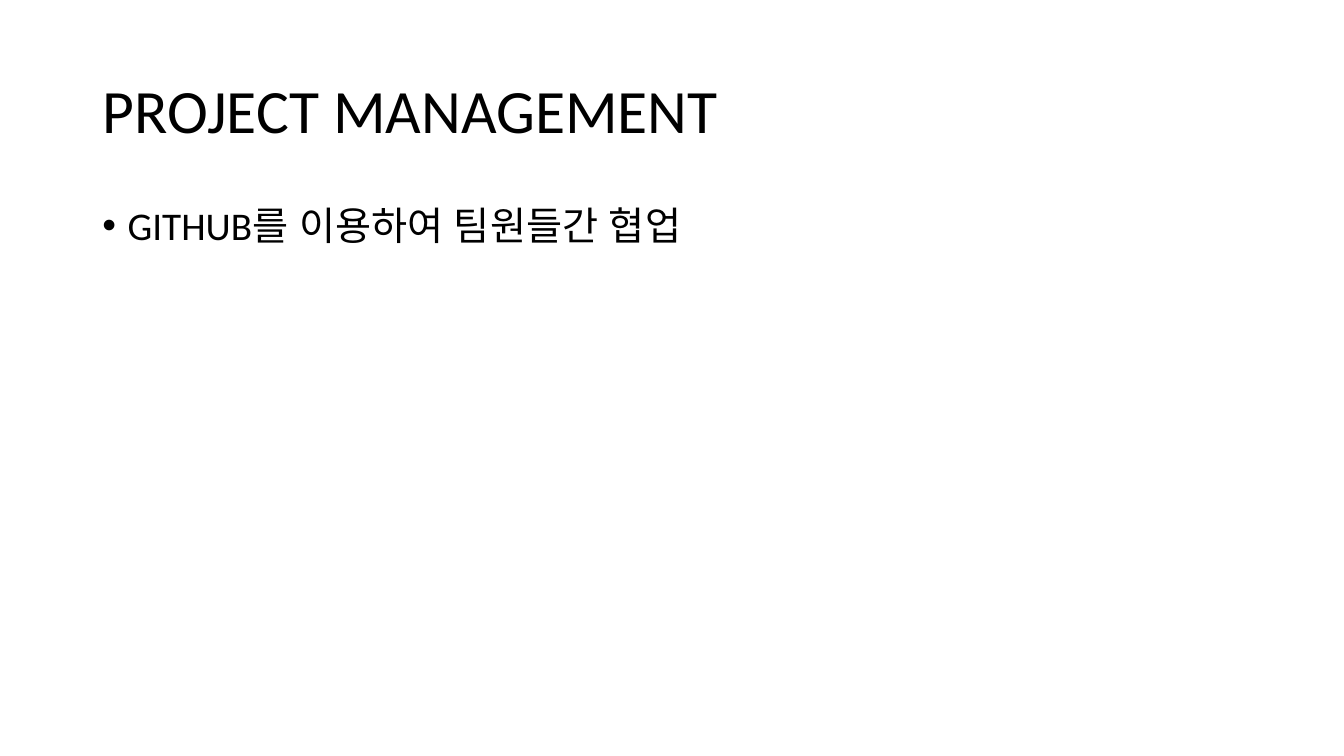
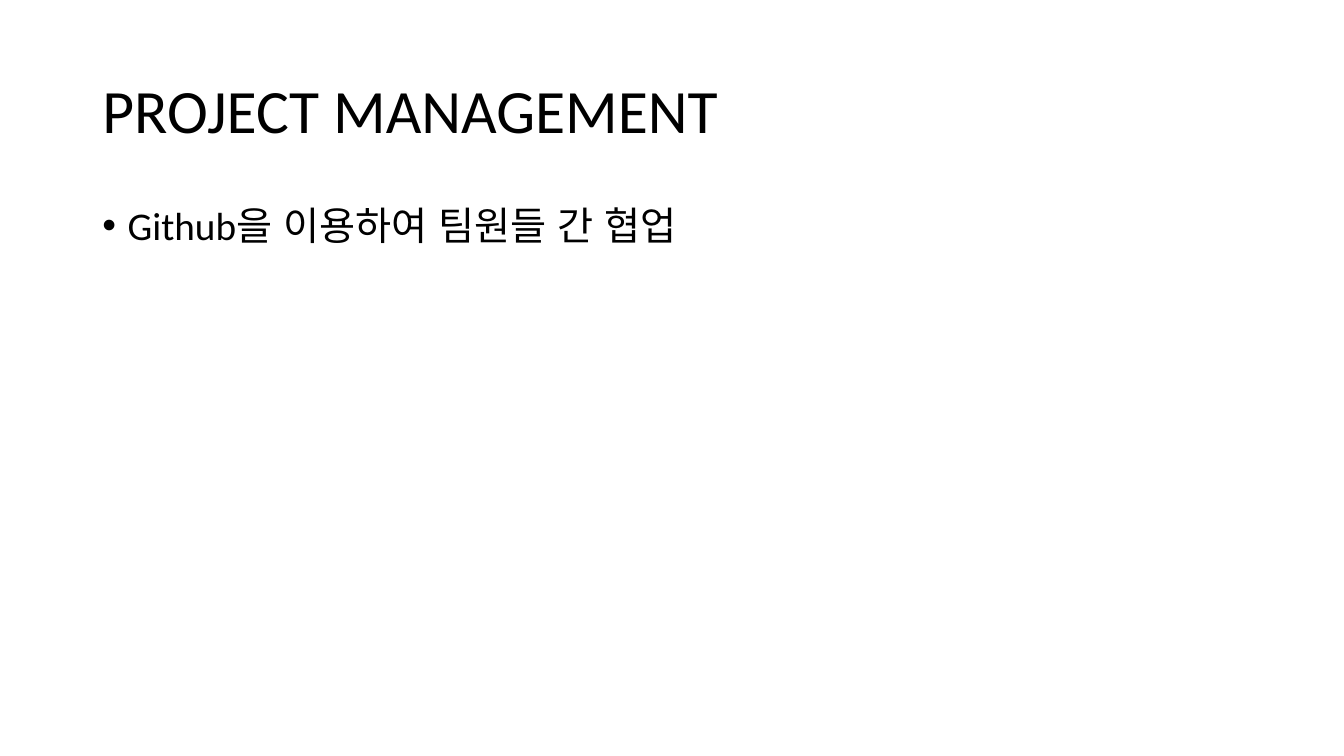
Before and after one commit to headring/Sleeptionary, a slide deck: slide 13 of Sleeping_Analysis.pptx. Drawn at 1344x756 pixels with LibreOffice and Linux fonts; fonts in the diff are those of the drawing. Boxes give left, top, right and bottom in pixels: in the first picture for what was removed or moved away, otherwise in the second. Text is boxed around its words. In the diff, an @@ line names an element or a change of style, - is before the commit and + after.

Commit message:
오탈자 수정

```diff
--- a/Sleeping_Analysis.pptx
+++ b/Sleeping_Analysis.pptx
@@ text at bbox=[128, 207, 676, 243]: text changed @@
-• GITHUB를 이용하여 팀원들간 협업
+• Github을 이용하여 팀원들 간 협업
```
